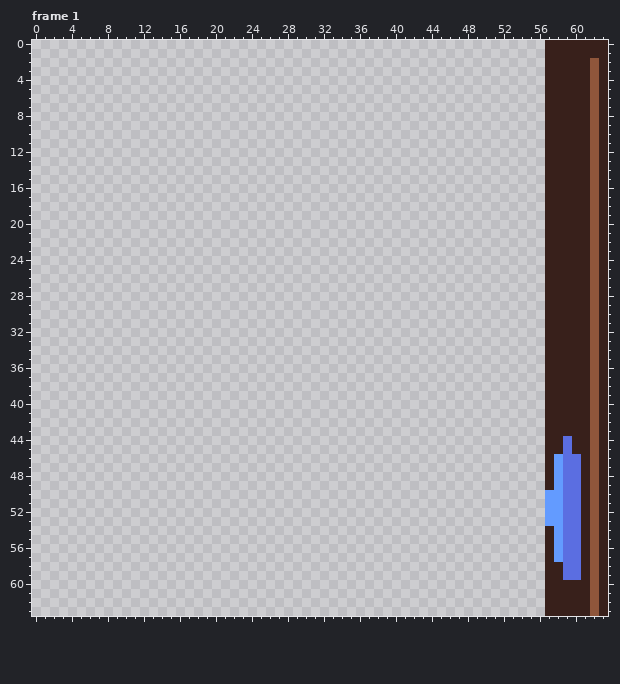
One commit to this pixel-art file: src/raw/doorBrokenBlue.ase. The first picture shows the starting point.
64x64 pixels, 4 frames. Shown: frame 1. The commit also changed other frames, which this record leaves out.
And afterwards:
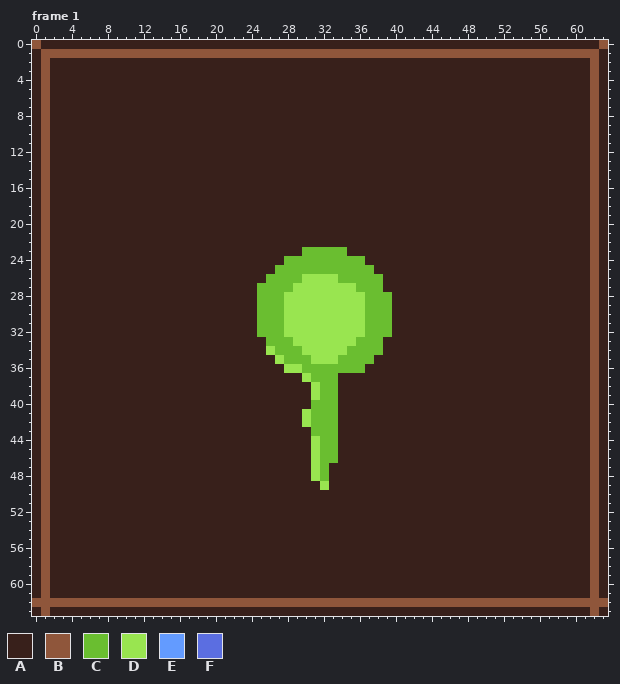
Palette (. is transparent): A #38201b  B #8f563b  C #6abe30  D #99e550  E #639bff  F #5b6ee1
The author wrote: Door sprites changed and referenced correctly
The edit:
Changed rows in their new state; - is an unchanged pixel.
Frame 1:
first column x 0:
 0 BAAAAAAAAAAAAAAAAAAAAAAAAAAAAAAAAAAAAAAAAAAAAAAAAAAAAAAAA------B
 1 ABBBBBBBBBBBBBBBBBBBBBBBBBBBBBBBBBBBBBBBBBBBBBBBBBBBBBBBBBBBBBB-
 2 ABAAAAAAAAAAAAAAAAAAAAAAAAAAAAAAAAAAAAAAAAAAAAAAAAAAAAAAA-------
 3 ABAAAAAAAAAAAAAAAAAAAAAAAAAAAAAAAAAAAAAAAAAAAAAAAAAAAAAAA-------
 4 ABAAAAAAAAAAAAAAAAAAAAAAAAAAAAAAAAAAAAAAAAAAAAAAAAAAAAAAA-------
 5 ABAAAAAAAAAAAAAAAAAAAAAAAAAAAAAAAAAAAAAAAAAAAAAAAAAAAAAAA-------
 6 ABAAAAAAAAAAAAAAAAAAAAAAAAAAAAAAAAAAAAAAAAAAAAAAAAAAAAAAA-------
 7 ABAAAAAAAAAAAAAAAAAAAAAAAAAAAAAAAAAAAAAAAAAAAAAAAAAAAAAAA-------
 8 ABAAAAAAAAAAAAAAAAAAAAAAAAAAAAAAAAAAAAAAAAAAAAAAAAAAAAAAA-------
 9 ABAAAAAAAAAAAAAAAAAAAAAAAAAAAAAAAAAAAAAAAAAAAAAAAAAAAAAAA-------
10 ABAAAAAAAAAAAAAAAAAAAAAAAAAAAAAAAAAAAAAAAAAAAAAAAAAAAAAAA-------
11 ABAAAAAAAAAAAAAAAAAAAAAAAAAAAAAAAAAAAAAAAAAAAAAAAAAAAAAAA-------
12 ABAAAAAAAAAAAAAAAAAAAAAAAAAAAAAAAAAAAAAAAAAAAAAAAAAAAAAAA-------
13 ABAAAAAAAAAAAAAAAAAAAAAAAAAAAAAAAAAAAAAAAAAAAAAAAAAAAAAAA-------
14 ABAAAAAAAAAAAAAAAAAAAAAAAAAAAAAAAAAAAAAAAAAAAAAAAAAAAAAAA-------
15 ABAAAAAAAAAAAAAAAAAAAAAAAAAAAAAAAAAAAAAAAAAAAAAAAAAAAAAAA-------
16 ABAAAAAAAAAAAAAAAAAAAAAAAAAAAAAAAAAAAAAAAAAAAAAAAAAAAAAAA-------
17 ABAAAAAAAAAAAAAAAAAAAAAAAAAAAAAAAAAAAAAAAAAAAAAAAAAAAAAAA-------
18 ABAAAAAAAAAAAAAAAAAAAAAAAAAAAAAAAAAAAAAAAAAAAAAAAAAAAAAAA-------
19 ABAAAAAAAAAAAAAAAAAAAAAAAAAAAAAAAAAAAAAAAAAAAAAAAAAAAAAAA-------
20 ABAAAAAAAAAAAAAAAAAAAAAAAAAAAAAAAAAAAAAAAAAAAAAAAAAAAAAAA-------
21 ABAAAAAAAAAAAAAAAAAAAAAAAAAAAAAAAAAAAAAAAAAAAAAAAAAAAAAAA-------
22 ABAAAAAAAAAAAAAAAAAAAAAAAAAAAAAAAAAAAAAAAAAAAAAAAAAAAAAAA-------
23 ABAAAAAAAAAAAAAAAAAAAAAAAAAAAACCCCCAAAAAAAAAAAAAAAAAAAAAA-------
24 ABAAAAAAAAAAAAAAAAAAAAAAAAAACCCCCCCCCAAAAAAAAAAAAAAAAAAAA-------
25 ABAAAAAAAAAAAAAAAAAAAAAAAAACCCCCCCCCCCAAAAAAAAAAAAAAAAAAA-------
26 ABAAAAAAAAAAAAAAAAAAAAAAAACCCCDDDDCCCCCAAAAAAAAAAAAAAAAAA-------
27 ABAAAAAAAAAAAAAAAAAAAAAAACCCCDDDDDDDCCCAAAAAAAAAAAAAAAAAA-------
28 ABAAAAAAAAAAAAAAAAAAAAAAACCCDDDDDDDDDCCCAAAAAAAAAAAAAAAAA-------
29 ABAAAAAAAAAAAAAAAAAAAAAAACCCDDDDDDDDDCCCAAAAAAAAAAAAAAAAA-------
30 ABAAAAAAAAAAAAAAAAAAAAAAACCCDDDDDDDDDCCCAAAAAAAAAAAAAAAAA-------
31 ABAAAAAAAAAAAAAAAAAAAAAAACCCDDDDDDDDDCCCAAAAAAAAAAAAAAAAA-------
32 ABAAAAAAAAAAAAAAAAAAAAAAACCCDDDDDDDDDCCCAAAAAAAAAAAAAAAAA-------
33 ABAAAAAAAAAAAAAAAAAAAAAAAACCCDDDDDDDCCCAAAAAAAAAAAAAAAAAA-------
34 ABAAAAAAAAAAAAAAAAAAAAAAAADCCCDDDDDCCCCAAAAAAAAAAAAAAAAAA-------
35 ABAAAAAAAAAAAAAAAAAAAAAAAAADCCCDDDCCCCAAAAAAAAAAAAAAAAAAA-------
36 ABAAAAAAAAAAAAAAAAAAAAAAAAAADDCCCCCCCAAAAAAAAAAAAAAAAAAAA-------
37 ABAAAAAAAAAAAAAAAAAAAAAAAAAAAADCCCAAAAAAAAAAAAAAAAAAAAAAA-------
38 ABAAAAAAAAAAAAAAAAAAAAAAAAAAAAADCCAAAAAAAAAAAAAAAAAAAAAAA-------
39 ABAAAAAAAAAAAAAAAAAAAAAAAAAAAAADCCAAAAAAAAAAAAAAAAAAAAAAA-------
40 ABAAAAAAAAAAAAAAAAAAAAAAAAAAAAACCCAAAAAAAAAAAAAAAAAAAAAAA-------
41 ABAAAAAAAAAAAAAAAAAAAAAAAAAAAADCCCAAAAAAAAAAAAAAAAAAAAAAA-------
42 ABAAAAAAAAAAAAAAAAAAAAAAAAAAAADCCCAAAAAAAAAAAAAAAAAAAAAAA-------
43 ABAAAAAAAAAAAAAAAAAAAAAAAAAAAAACCCAAAAAAAAAAAAAAAAAAAAAAA-------
44 ABAAAAAAAAAAAAAAAAAAAAAAAAAAAAADCCAAAAAAAAAAAAAAAAAAAAAAA--A----
45 ABAAAAAAAAAAAAAAAAAAAAAAAAAAAAADCCAAAAAAAAAAAAAAAAAAAAAAA--A----
46 ABAAAAAAAAAAAAAAAAAAAAAAAAAAAAADCCAAAAAAAAAAAAAAAAAAAAAAA-AAA---
47 ABAAAAAAAAAAAAAAAAAAAAAAAAAAAAADCAAAAAAAAAAAAAAAAAAAAAAAA-AAA---
48 ABAAAAAAAAAAAAAAAAAAAAAAAAAAAAADCAAAAAAAAAAAAAAAAAAAAAAAA-AAA---
49 ABAAAAAAAAAAAAAAAAAAAAAAAAAAAAAADAAAAAAAAAAAAAAAAAAAAAAAA-AAA---
50 ABAAAAAAAAAAAAAAAAAAAAAAAAAAAAAAAAAAAAAAAAAAAAAAAAAAAAAAAAAAA---
51 ABAAAAAAAAAAAAAAAAAAAAAAAAAAAAAAAAAAAAAAAAAAAAAAAAAAAAAAAAAAA---
52 ABAAAAAAAAAAAAAAAAAAAAAAAAAAAAAAAAAAAAAAAAAAAAAAAAAAAAAAAAAAA---
53 ABAAAAAAAAAAAAAAAAAAAAAAAAAAAAAAAAAAAAAAAAAAAAAAAAAAAAAAAAAAA---
54 ABAAAAAAAAAAAAAAAAAAAAAAAAAAAAAAAAAAAAAAAAAAAAAAAAAAAAAAA-AAA---
55 ABAAAAAAAAAAAAAAAAAAAAAAAAAAAAAAAAAAAAAAAAAAAAAAAAAAAAAAA-AAA---
56 ABAAAAAAAAAAAAAAAAAAAAAAAAAAAAAAAAAAAAAAAAAAAAAAAAAAAAAAA-AAA---
57 ABAAAAAAAAAAAAAAAAAAAAAAAAAAAAAAAAAAAAAAAAAAAAAAAAAAAAAAA-AAA---
58 ABAAAAAAAAAAAAAAAAAAAAAAAAAAAAAAAAAAAAAAAAAAAAAAAAAAAAAAA--AA---
59 ABAAAAAAAAAAAAAAAAAAAAAAAAAAAAAAAAAAAAAAAAAAAAAAAAAAAAAAA--AA---
60 ABAAAAAAAAAAAAAAAAAAAAAAAAAAAAAAAAAAAAAAAAAAAAAAAAAAAAAAA-------
61 ABAAAAAAAAAAAAAAAAAAAAAAAAAAAAAAAAAAAAAAAAAAAAAAAAAAAAAAA-------
62 BBBBBBBBBBBBBBBBBBBBBBBBBBBBBBBBBBBBBBBBBBBBBBBBBBBBBBBBBBBBBB-B
63 ABAAAAAAAAAAAAAAAAAAAAAAAAAAAAAAAAAAAAAAAAAAAAAAAAAAAAAAA-------
